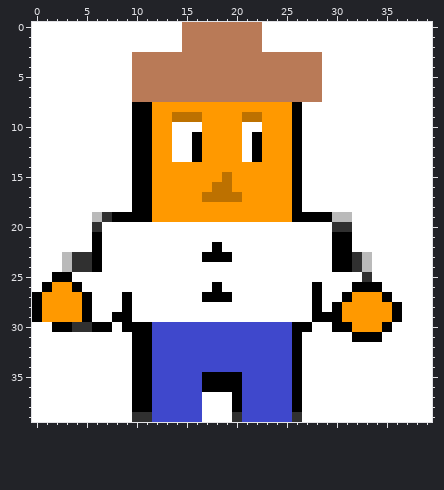
Pixel-art sprite: res/mac_gyver.png. Above, as it was before the edit.
The file is 40x40 pixels.
The same view after the edit:
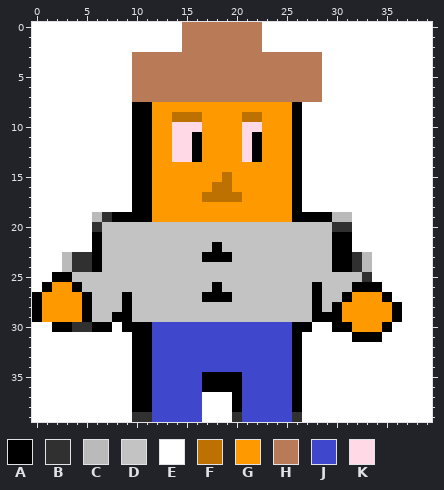
Palette (. is transparent): A #000000  B #303030  C #bababa  D #c3c3c3  E #ffffff  F #bd7100  G #ff9900  H #b97a57  J #3f48cc  K #ffd9e6
The commit says: mac_gyver can move and let a ground rect behind him.
The edit:
@@ x 12..24 @@
  9 GGFFFGGGGFFGG
-10 GGEEEGGGGEEGG
-11 GGEEAGGGGEAGG
-12 GGEEAGGGGEAGG
-13 GGEEAGGGGEAGG
+10 GGKKKGGGGKKGG
+11 GGKKAGGGGKAGG
+12 GGKKAGGGGKAGG
+13 GGKKAGGGGKAGG
 14 GGGGGGGGGGGGG
@@ x 0..39 @@
 19 EEEEEECBAAAAGGGGGGGGGGGGGGAAAACCEEEEEEEE
-20 EEEEEEBEEEEEEEEEEEEEEEEEEEEEEEBBEEEEEEEE
-21 EEEEEEAEEEEEEEEEEEEEEEEEEEEEEEAAEEEEEEEE
-22 EEEEEEAEEEEEEEEEEEAEEEEEEEEEEEAAEEEEEEEE
-23 EEECBBAEEEEEEEEEEAAAEEEEEEEEEEAABCEEEEEE
-24 EEECBBAEEEEEEEEEEEEEEEEEEEEEEEAABCEEEEEE
-25 EEAAEEEEEEEEEEEEEEEEEEEEEEEEEEEEEBEEEEEE
-26 EAGGAEEEEEEEEEEEEEAEEEEEEEEEAEEEAAAEEEEE
-27 AGGGGAEEEAEEEEEEEAAAEEEEEEEEAEEAGGGAEEEE
-28 AGGGGAEEEAEEEEEEEEEEEEEEEEEEAEAGGGGGAEEE
-29 AGGGGAEEAAEEEEEEEEEEEEEEEEEEAAAGGGGGAEEE
+20 EEEEEEBDDDDDDDDDDDDDDDDDDDDDDDBBEEEEEEEE
+21 EEEEEEADDDDDDDDDDDDDDDDDDDDDDDAAEEEEEEEE
+22 EEEEEEADDDDDDDDDDDADDDDDDDDDDDAAEEEEEEEE
+23 EEECBBADDDDDDDDDDAAADDDDDDDDDDAABCEEEEEE
+24 EEECBBADDDDDDDDDDDDDDDDDDDDDDDAABCEEEEEE
+25 EEAADDDDDDDDDDDDDDDDDDDDDDDDDDDDDBEEEEEE
+26 EAGGADDDDDDDDDDDDDADDDDDDDDDADDDAAAEEEEE
+27 AGGGGADDDADDDDDDDAAADDDDDDDDADDAGGGAEEEE
+28 AGGGGADDDADDDDDDDDDDDDDDDDDDADAGGGGGAEEE
+29 AGGGGADDAADDDDDDDDDDDDDDDDDDAAAGGGGGAEEE
 30 EEAABBAAEAAAJJJJJJJJJJJJJJAAEEAAGGGAEEEE
